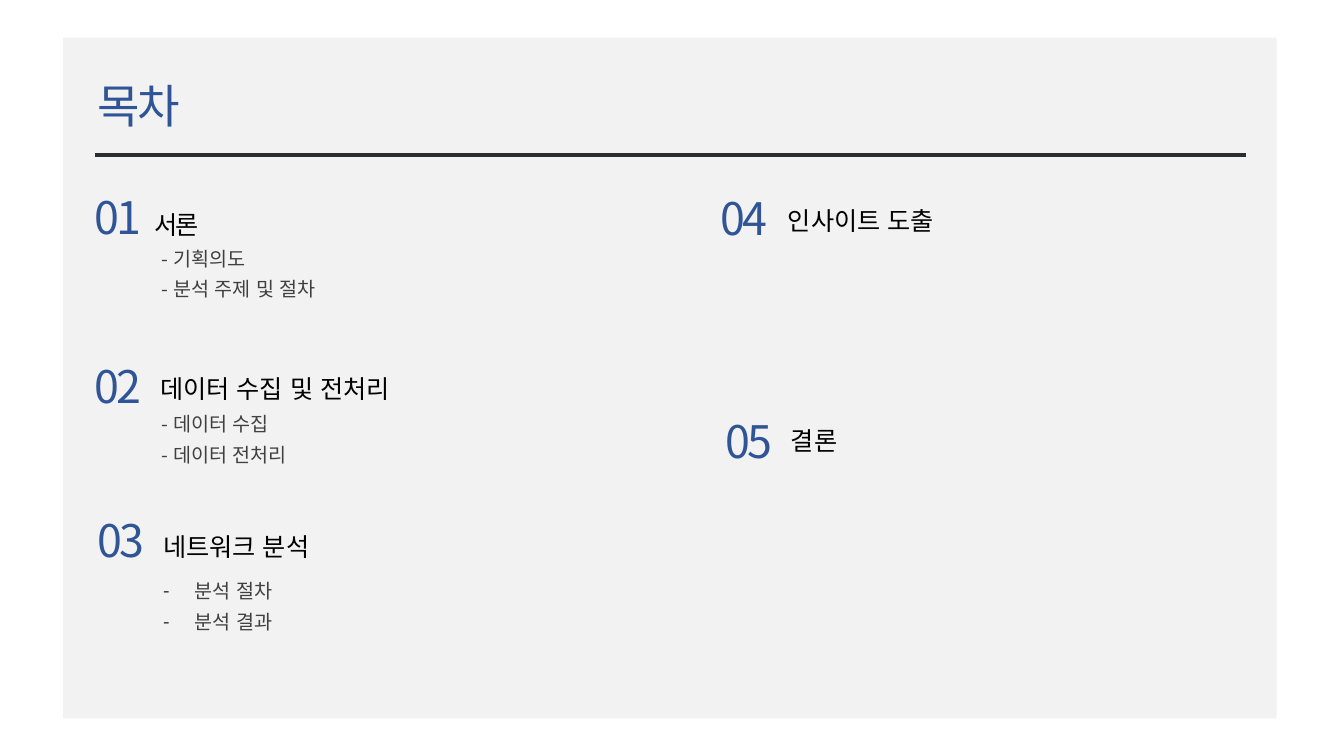
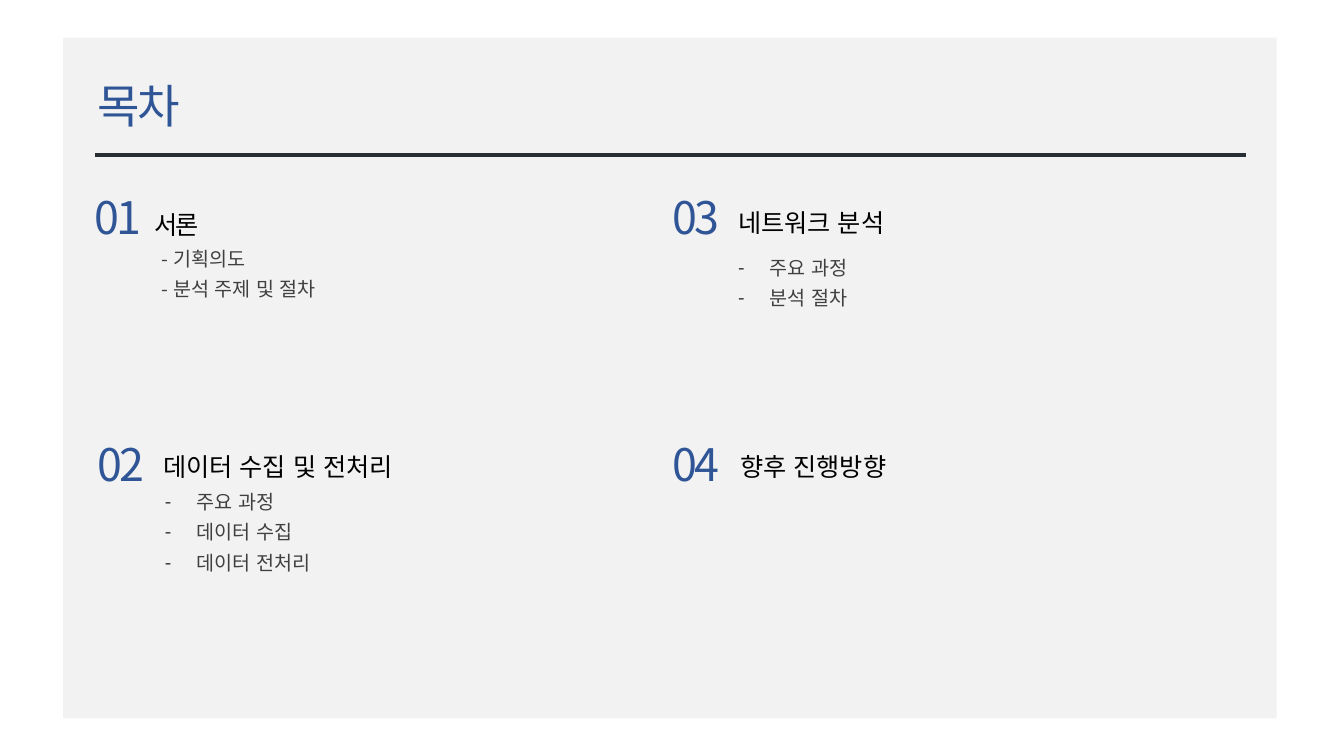
Before and after one commit to JYPark312/electronic_manufacture_2021, a slide deck: slide 2 of presentation.pptx. Drawn at 1344x756 pixels with LibreOffice and Linux fonts; fonts in the diff are those of the drawing. Boxes give left, top, right and bottom in pixels: in the first picture for what was removed or moved away, otherwise in the second. Text is boxed around its words. In the diff, an @@ line names an element or a change of style, - is before the commit and + after.

```diff
--- a/presentation.pptx
+++ b/presentation.pptx
@@ text removed at (788, 209, 934, 232) @@
-인사이트 도출
@@ 3 texts: place and size @@
-3 texts at (97, 523, 309, 631)
+3 texts at (672, 200, 884, 307)
@@ text at (770, 259, 847, 277): paragraph added @@
+– 주요 과정
@@ text "02": place and size @@
-text "02" at (94, 369, 141, 404)
+text "02" at (97, 447, 144, 482)
@@ text "데이터 수집 및 전처리": place and size @@
-text "데이터 수집 및 전처리" at (160, 377, 390, 400)
+text "데이터 수집 및 전처리" at (163, 455, 393, 478)
@@ text "04": place and size @@
-text "04" at (720, 201, 767, 236)
+text "04" at (672, 447, 719, 482)
@@ text removed at (726, 424, 773, 459) @@
-05
@@ text removed at (791, 429, 837, 452) @@
-결론
@@ text added at (740, 455, 886, 478), 18 pt, text #000000 @@
+향후 진행방향
@@ text at (196, 493, 310, 572): text changed @@
-- 데이터 수집
-- 데이터 전처리
+– 주요 과정
+– 데이터 수집
+– 데이터 전처리
@@ text at (195, 613, 272, 631): paragraph removed @@
-– 분석 결과
```
Also in this commit, not shown: 5 other slides changed, 8 slides added, 2 slides removed.
